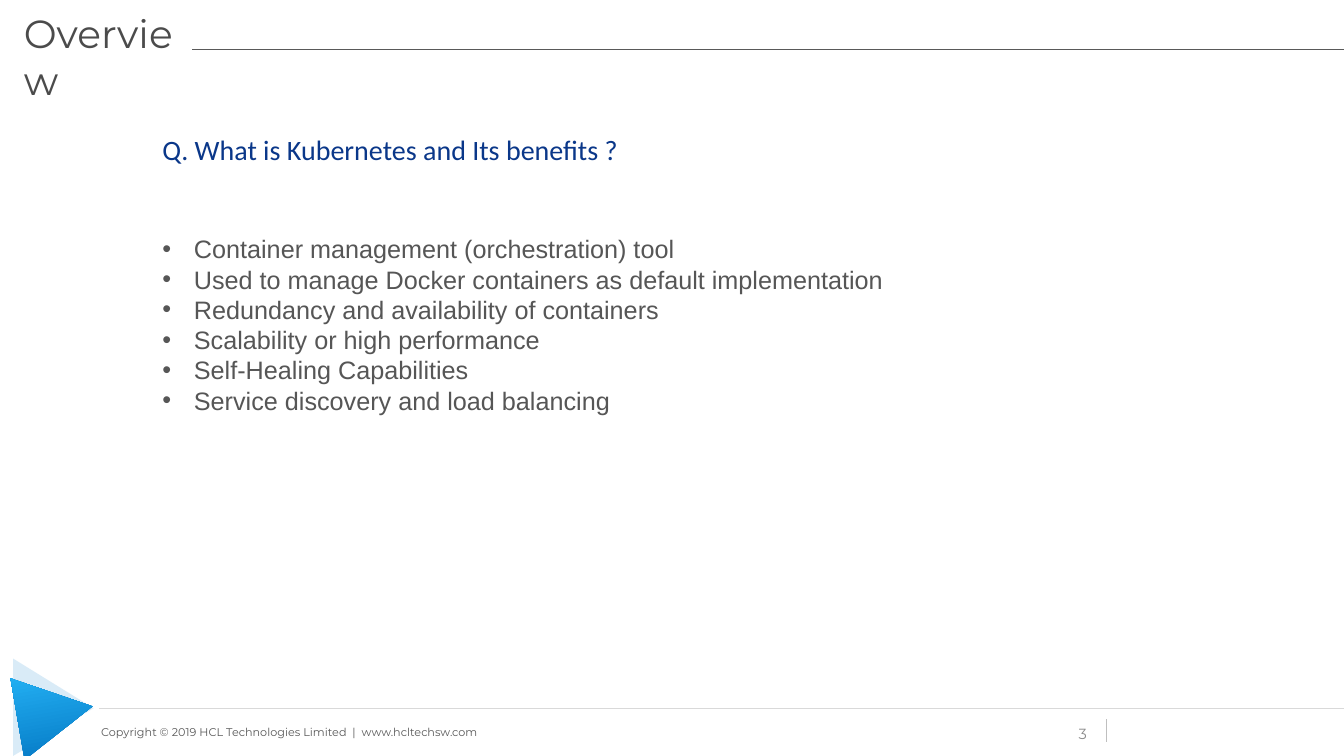
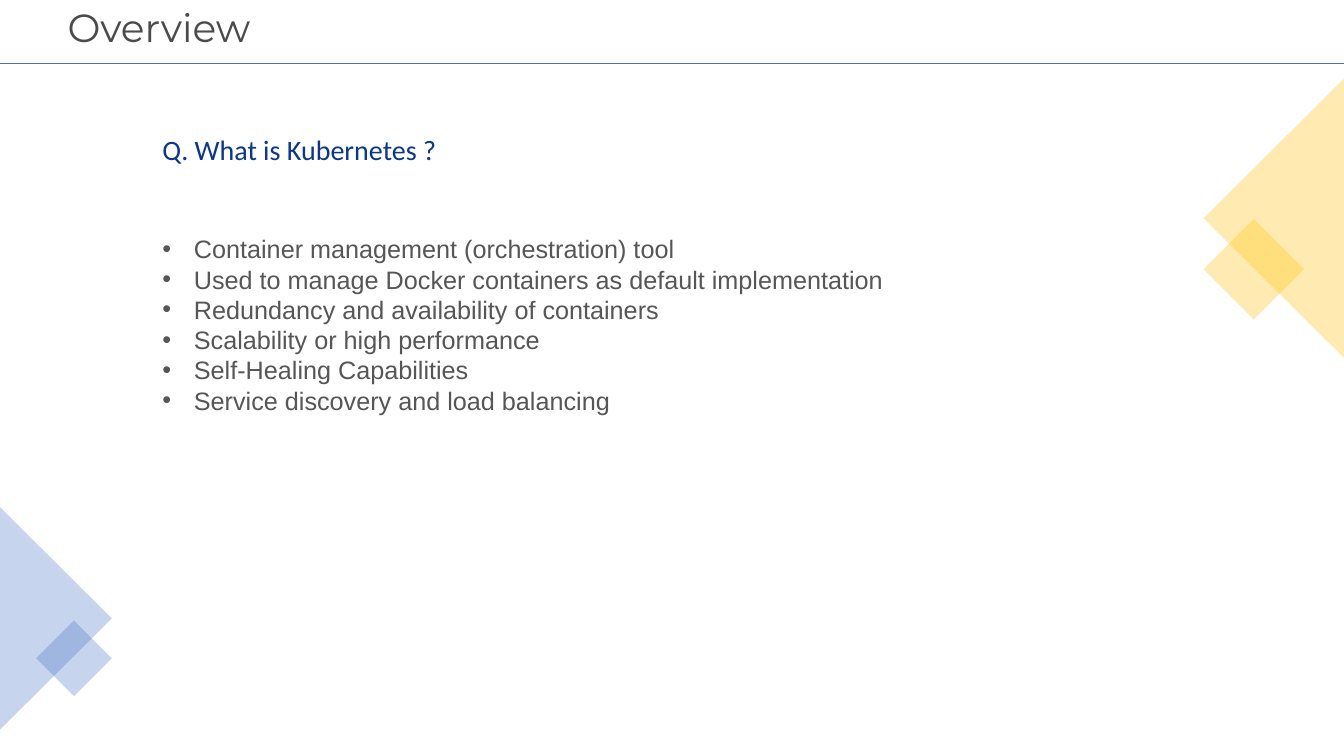
Before and after one commit to learning-zone/docker-and-kubernetes-basics, a slide deck: slide 3 of kubernetes-workshop-files/Kubernetes_Workshop.pptx. Drawn at 1344x756 pixels with LibreOffice and Linux fonts; fonts in the diff are those of the drawing; background and template pictures are left out. Boxes give left, top, right and bottom in pixels: in the first picture for what was removed or moved away, otherwise in the second. Text is boxed around its words. In the diff, an @@ line names an element or a change of style, - is before the commit and + after.

```diff
--- a/kubernetes-workshop-files/Kubernetes_Workshop.pptx
+++ b/kubernetes-workshop-files/Kubernetes_Workshop.pptx
@@ title "Overview": place and size @@
-title "Overview" at [14,4,192,74]
+title "Overview" at [68,13,251,42]
@@ title "Overview" at [68,13,251,42]: line spacing 1 to 0.9; vertical alignment top to middle @@
@@ line removed from (29, 49) to (1344, 49) @@
@@ line added from (0, 64) to (1344, 64), #4472C4 0.5 pt @@
@@ triangle added at [1204,79,1344,358], fill #FFC000 at 30% opacity @@
@@ text at [162,140,417,164]: text changed @@
-Q. What is Kubernetes and Its benefits ?
+Q. What is Kubernetes ?
@@ rectangle added at [1204,219,1305,320], fill #FFC000 at 30% opacity @@
@@ triangle added at [0,507,112,730], fill #4472C4 at 30% opacity @@
@@ rectangle added at [36,620,112,696], fill #4472C4 at 30% opacity @@
@@ triangle removed at [14,659,94,756] @@
@@ triangle removed at [11,665,100,756] @@
@@ line removed from (100, 709) to (1344, 709) @@
@@ line removed from (1107, 719) to (1107, 742) @@
@@ text removed at [101,728,478,738] @@
-Copyright © 2019 HCL Technologies Limited | www.hcltechsw.com
@@ page number removed at [1079,729,1087,739] @@
-3
```
Also in this commit, not shown: 19 other slides changed, 1 slide added.
